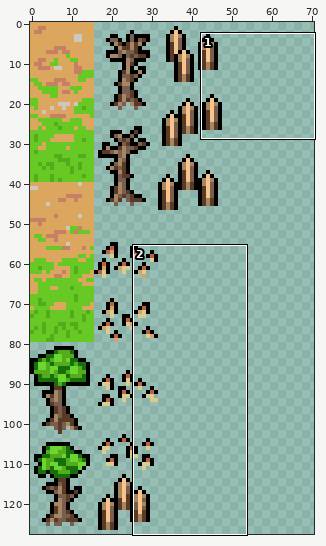
Two states of a sprite sheet, Content/TilesetReal.png. Above, an overview of the earlier version with the close-up marked.
Close-up. As it was:
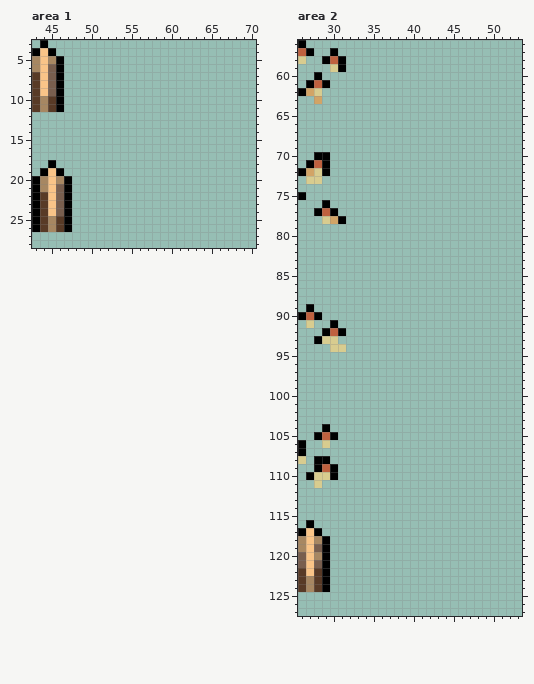
The file is 128x128 pixels. Shown: area 1: x 43..70, y 3..28; area 2: x 26..53, y 56..127. The wide view leaves out empty margins.
After:
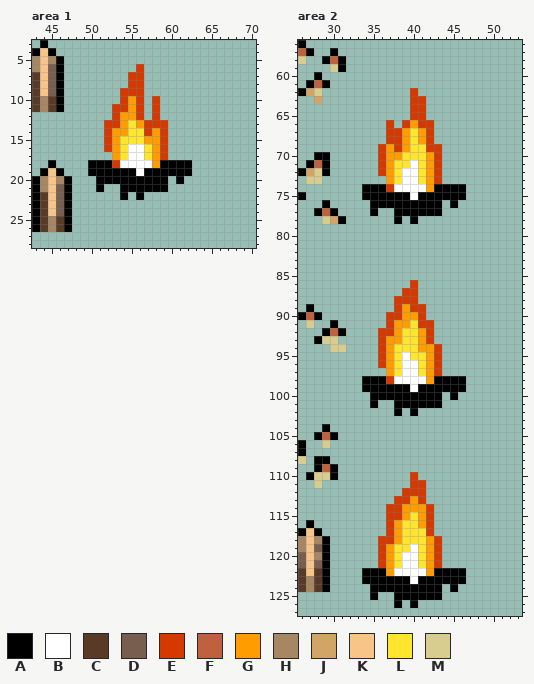
Palette (. is transparent): A #000000  B #ffffff  C #583a26  D #785e4e  E #d63900  F #bf613f  G #ff9d00  H #a78762  J #d2a466  K #f9c488  L #ffe62d  M #d8cc8f
What changed:
Changed rows in their new state; - is an unchanged pixel.
Area 1:
first column x 50:
 6 ------E------
 7 -----EE------
 8 -----EE------
 9 ----EEE------
10 ----EGE-E----
11 ---EEGE-E----
12 ---EGGE-E----
13 --EEGLGEEE---
14 --EGGLLEGE---
15 --EGLLLGGE---
16 --EGLBBLGE---
17 ---GLBBLGE---
18 AAAEBBBBGAAAA
19 AAAAAABAAAAAA
20 -AAAAAAAAA-A-
21 -A--AAAAAA---
22 ----A-A------
Area 2:
first column x 34:
 62 ------E------
 63 ------EE-----
 64 ------EE-----
 65 ------EE-----
 66 ---E-EGEE----
 67 ---EEGLGE----
 68 ---EEGLGE----
 69 --EGEGLLEE---
 70 --EGGLLLGE---
 71 --EGLLBLGE---
 72 --EGLBBLGE---
 73 ---GLBBLGE---
 74 AAAEBBBBGAAAA
 75 AAAAAABAAAAAA
 76 -AAAAAAAAA-A-
 77 -A--AAAAAA---
 78 ----A-A------
first column x 34:
 86 ------E------
 87 -----EE------
 88 ----EEE------
 89 ----EGEE-----
 90 ---EEGGE-----
 91 ---EGGLEE----
 92 --EEGLLGE----
 93 --EGGLLGE----
 94 --EGLLLGGE---
 95 --EGLBLLGE---
 96 --EGLBBLGE---
 97 ---GLBBLGE---
 98 AAAEBBBBGAAAA
 99 AAAAAABAAAAAA
100 -AAAAAAAAA-A-
101 -A--AAAAAA---
102 ----A-A------
first column x 34:
110 ------E------
111 ------EE-----
112 -----EEE-----
113 ----EEGE-----
114 ---EEGGGE----
115 ---EEGLGE----
116 ---EGLLGE----
117 ---EGLLLE----
118 --EEGLLLGE---
119 --EGLLBLGE---
120 --EGLBBLGE---
121 --EGLBBLGE---
122 AAAGBBBBGAAAA
123 AAAAAABAAAAAA
124 -AAAAAAAAA-A-
125 -A--AAAAAA---
126 ----A-A------
